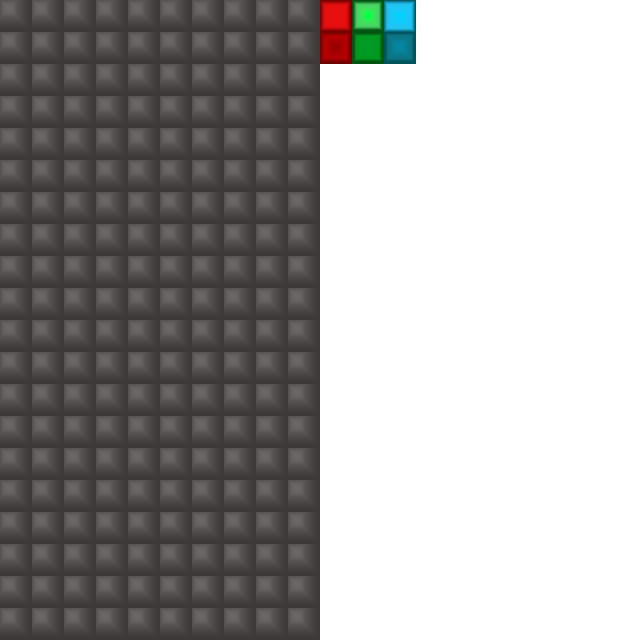
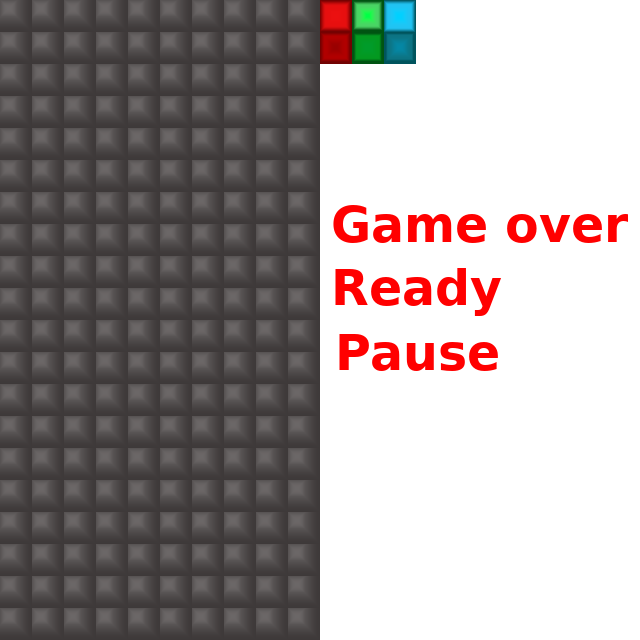
Layer changes from the first 640x640 image to the second:
added layer "Ready" above "Pause" over [335, 268, 501, 316]
added layer "Pause" above "Paused" over [339, 334, 498, 371]
added layer "Game over" above "game over" over [333, 205, 628, 243]
